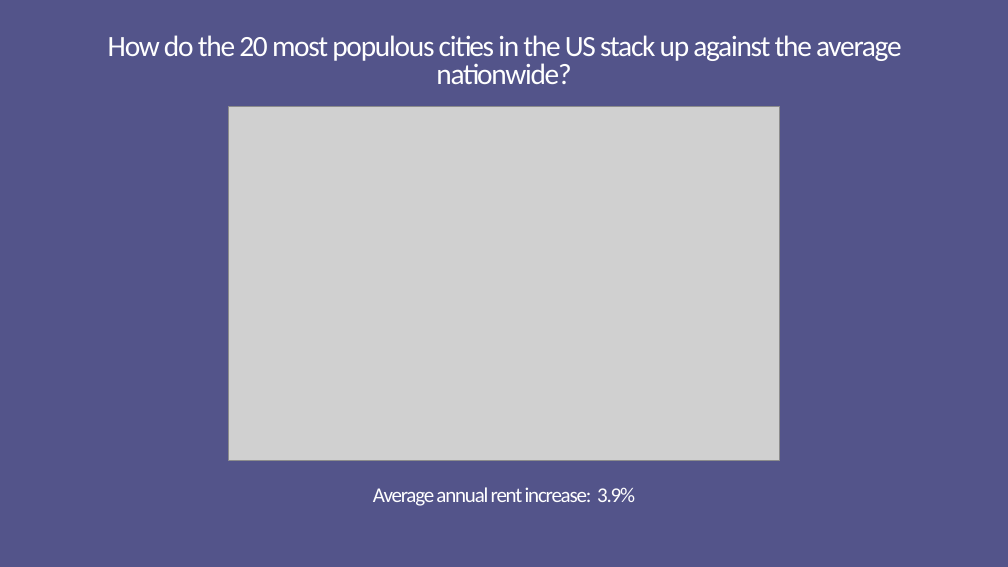
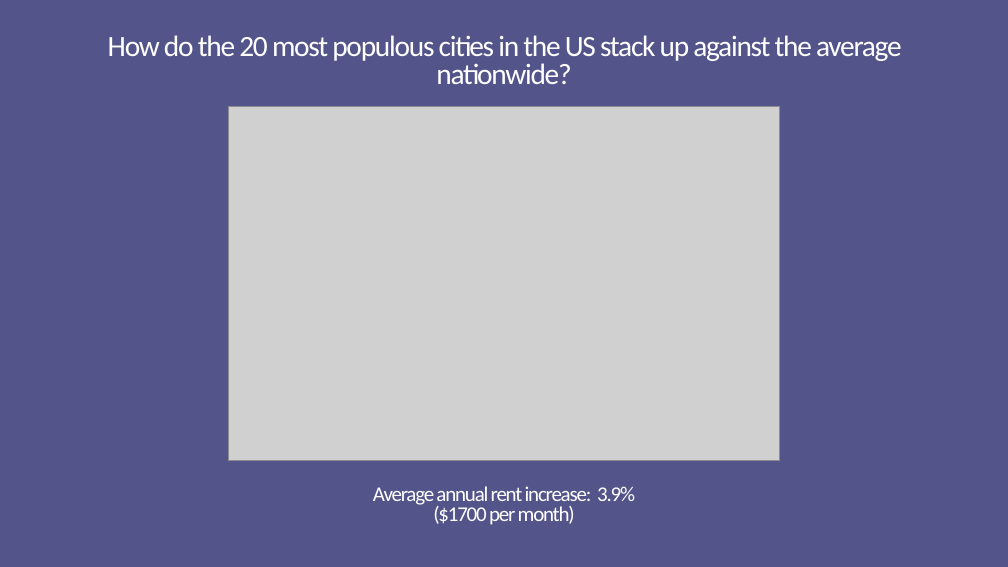
Before and after one commit to marcusmcb/group-project-1, a slide deck: slide 10 of resources/powerpoint/uci-rental-presentation.pptx (slide 9 before the commit). Drawn at 1008x567 pixels with LibreOffice and Linux fonts; fonts in the diff are those of the drawing; grey boxes stand for pictures. Boxes give left, top, right and bottom in pixels: in the first picture for what was removed or moved away, otherwise in the second. Text is boxed around its words. In the diff, an @@ line names an element or a change of style, - is before the commit and + after.

```diff
--- a/resources/powerpoint/uci-rental-presentation.pptx
+++ b/resources/powerpoint/uci-rental-presentation.pptx
@@ title at [373,486,635,525]: text changed @@
-Average annual rent increase: 3.9%
+Average annual rent increase: 3.9%
+($1700 per month)
```
Also in this commit, not shown: 15 other slides changed, 4 slides added, 2 slides removed, 1 other file.
